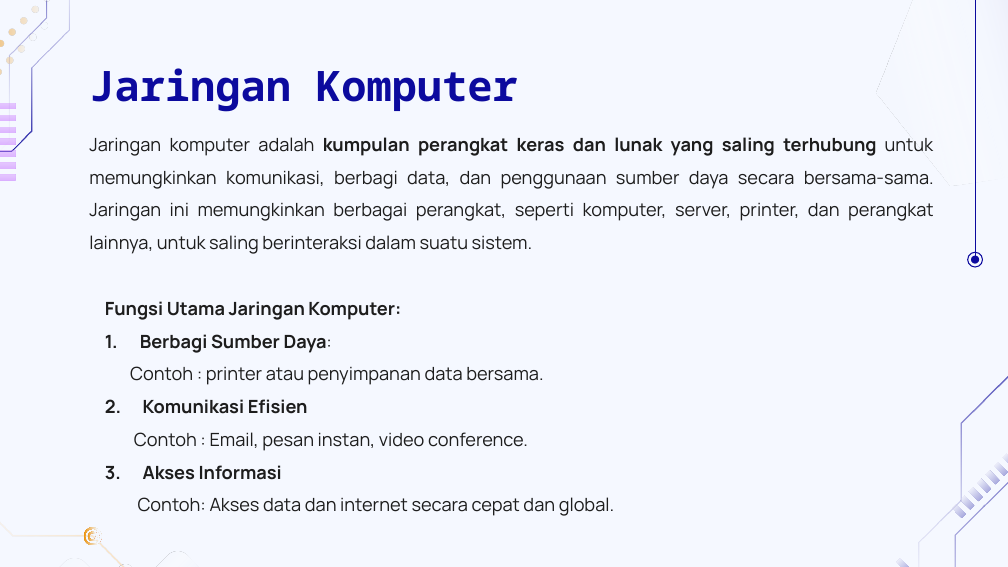
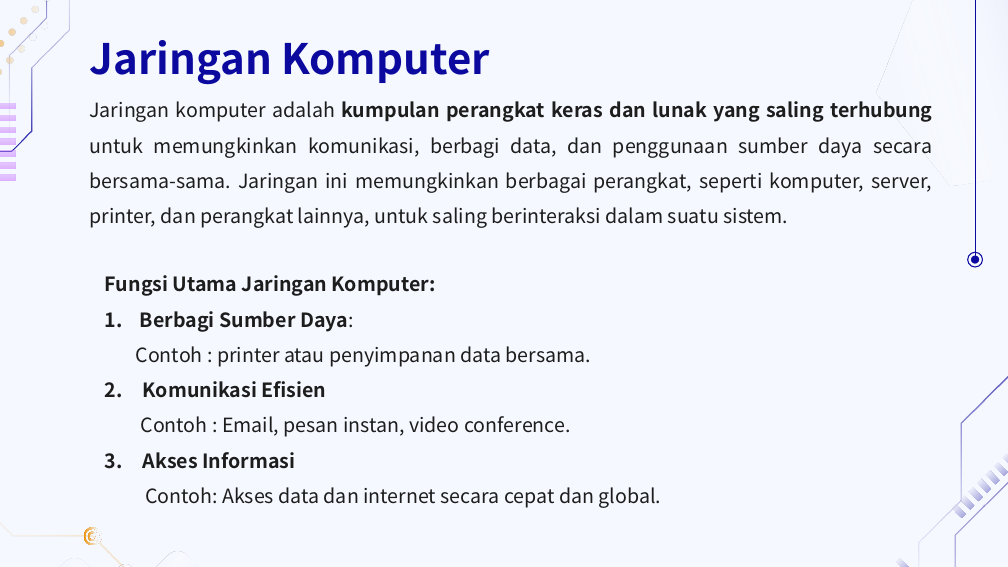
Before and after one commit to eja2003/Borneo, a slide deck: slide 8 of PPT jarkas.pptx. Drawn at 1008x567 pixels with LibreOffice and Linux fonts; fonts in the diff are those of the drawing; background and template pictures are left out. Boxes give left, top, right and bottom in pixels: in the first picture for what was removed or moved away, otherwise in the second. Text is boxed around its words. In the diff, an @@ line names an element or a change of style, - is before the commit and + after.

```diff
--- a/PPT jarkas.pptx
+++ b/PPT jarkas.pptx
@@ title "Jaringan Komputer": place and size @@
-title "Jaringan Komputer" at bbox=[89, 68, 518, 112]
+title "Jaringan Komputer" at bbox=[89, 40, 489, 85]
@@ title "Jaringan Komputer" at bbox=[89, 40, 489, 85]: font Noto Sans Mono to Noto Sans CJK JP @@
@@ subtitle "Jaringan komputer adalah kumpulan perangkat ...": place and size @@
-subtitle "Jaringan komputer adalah kumpulan perangkat ..." at bbox=[89, 137, 934, 516]
+subtitle "Jaringan komputer adalah kumpulan perangkat ..." at bbox=[89, 101, 932, 508]
@@ subtitle "Jaringan komputer adalah kumpulan perangkat ..." at bbox=[89, 101, 932, 508]: size 13 to 14 pt, font Manrope to Noto Sans CJK JP @@
```
Also in this commit, not shown: 23 other slides changed.
